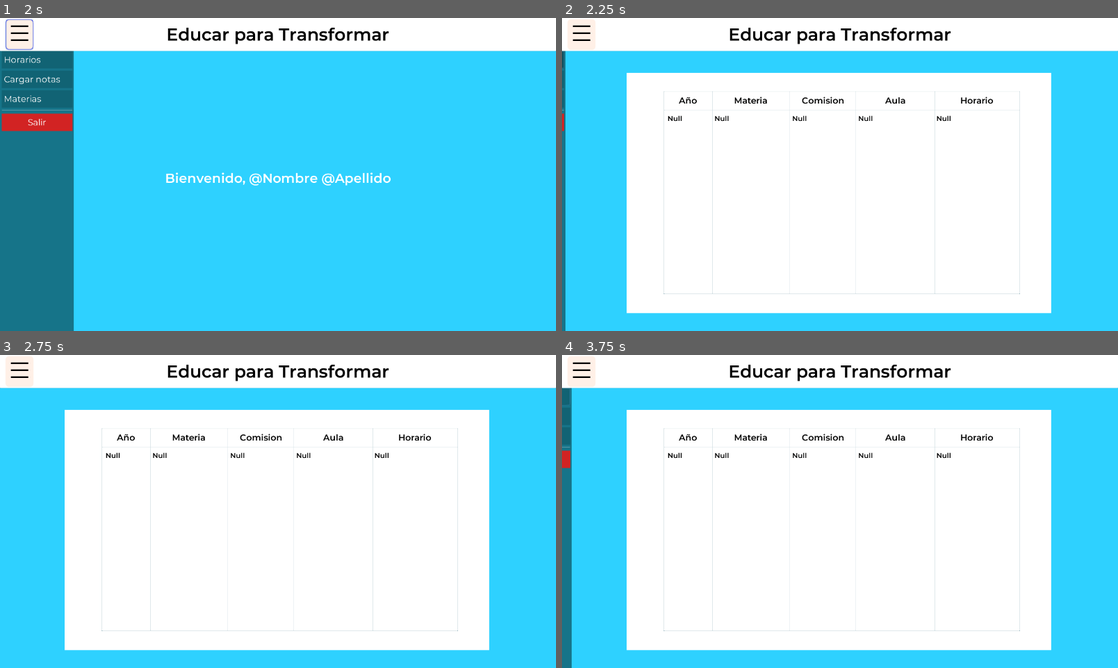
Above: before the commit, frames 1-4 (two rows, left to right).
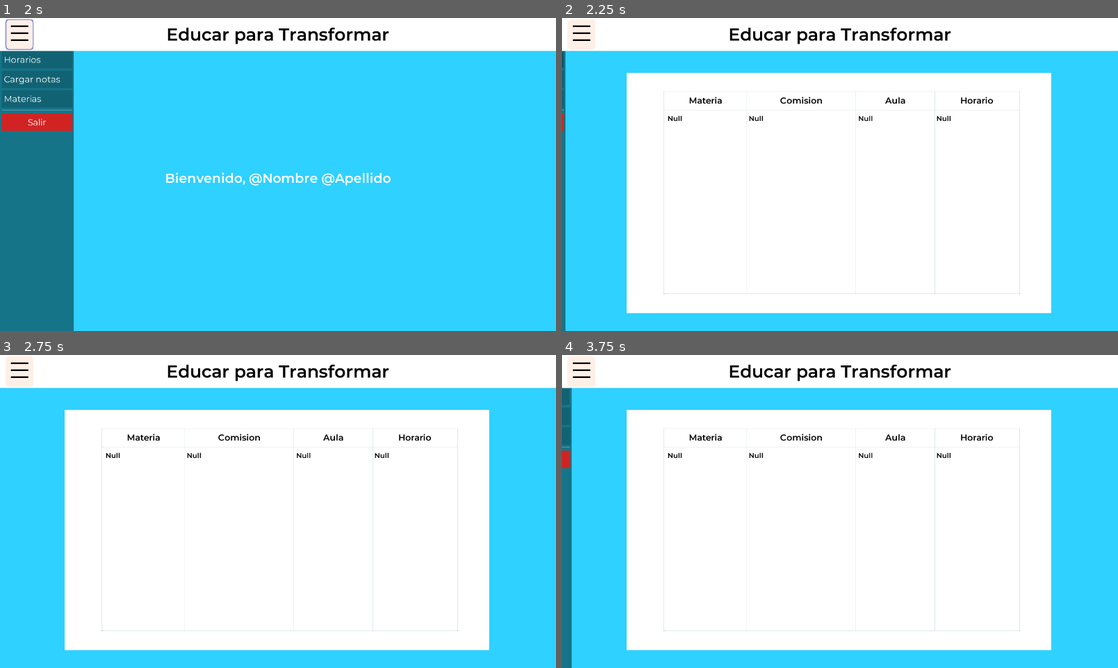
Above: after the commit, the same moments.

Repository: Matias-Barboza/DesktopAppEducarParaTransformar
Game: Godot game, scene res://Pantallas/DocenteHorarios.tscn
Two runs of this game, one before a commit and one after it. Both use one fixed random seed, a clock stepped at 60 frames per second and the inputs below. The project has no main scene, so this scene is started directly.
Inputs (mouse positions are in pixels of both pictures, inside the frame that each line leads up to):
- Up to frame 1 (2 s): tap Enter at 0.5 s; move the mouse to (400, 158) at 0.52 s; hold Q (abc123) 0.53-1.25 s; click (400, 158) at 0.67 s; click (22, 33) at 1.25 s
- Up to frame 2 (2.25 s): click "Horarios" at 2 s
- Up to frame 3 (2.75 s): no input
- Up to frame 4 (3.75 s): tap Space at 2.75 s; move the mouse to (728, 527) at 2.77 s; click (728, 527) at 2.85 s; tap Enter at 3.5 s; move the mouse to (895, 442) at 3.52 s; hold Q (abc123) from 3.53 s (still down); click (895, 442) at 3.67 s

Frame 1 is identical in both runs. In frame 2, 0.5% of the frame differs, in the area x 21-51%, y 23-88%; in frame 3, 0.5%; in frame 4, 0.5%.

Commit message:
+ boludeces docente
Mas mejoras, vos sabras capo

Diff:
--- /dev/null
+++ b/Contenedores/Contenedor Docente/Mat.tscn
@@ -0,0 +1,62 @@
+[gd_scene load_steps=3 format=2]
+
+[sub_resource type="DynamicFontData" id=12]
+font_path = "res://Recursos/Montserrat-SemiBold.ttf"
+
+[sub_resource type="DynamicFont" id=13]
+font_data = SubResource( 12 )
+
+[node name="Mat" type="Control"]
+anchor_left = 0.152002
+anchor_top = 0.274252
+anchor_right = 0.9381
+anchor_bottom = 0.314583
+__meta__ = {
+"_edit_use_anchors_": true
+}
+
+[node name="Label2" type="Label" parent="."]
+anchor_right = 1.0
+anchor_bottom = 1.0
+margin_right = -1107.0
+margin_bottom = 0.000152588
+custom_colors/font_color = Color( 0, 0, 0, 1 )
+custom_fonts/font = SubResource( 13 )
+text = "Null"
+valign = 1
+
+[node name="Label3" type="Label" parent="."]
+anchor_left = 0.2114
+anchor_right = 0.484849
+anchor_bottom = 1.0
+custom_colors/font_color = Color( 0, 0, 0, 1 )
+custom_fonts/font = SubResource( 13 )
+text = "Null"
+valign = 1
+__meta__ = {
+"_edit_use_anchors_": true
+}
+
+[node name="Label4" type="Label" parent="."]
+anchor_left = 0.497114
+anchor_right = 0.691919
+anchor_bottom = 1.0
+custom_colors/font_color = Color( 0, 0, 0, 1 )
+custom_fonts/font = SubResource( 13 )
+text = "Null"
+valign = 1
+__meta__ = {
+"_edit_use_anchors_": true
+}
+
+[node name="Label5" type="Label" parent="."]
+anchor_left = 0.701299
+anchor_right = 0.911977
+anchor_bottom = 1.0
+custom_colors/font_color = Color( 0, 0, 0, 1 )
+custom_fonts/font = SubResource( 13 )
+text = "Null"
+valign = 1
+__meta__ = {
+"_edit_use_anchors_": true
+}
--- a/Pantallas/DocenteHorarios.gd
+++ b/Pantallas/DocenteHorarios.gd
@@ -37,7 +37,7 @@
 		var json = JSON.parse(body.get_string_from_utf8())
 		for materia in json.result:
 			if(materia.teacher.id == ID):
-				listaMaterias[i] = materia.id
+				listaMaterias[i] = materia["class_name"]
 				menu_materias.get_popup().add_item(materia["class_name"], i)
 				i += 1
 		print("todo ok pa")
@@ -74,8 +74,7 @@
 	activar_panel(panel_materias)
 
 
-#No funciona hasta que alejo cree la tabla materia x profesor
 func _on_OptionButton_item_selected(index):
 	Globals.materiaSeleccionada = listaMaterias[index]
-	print(listaMaterias[index])
+	print(Globals.materiaSeleccionada)
 	get_tree().change_scene_to(escenaMateria)
--- a/Pantallas/DocenteHorarios.tscn
+++ b/Pantallas/DocenteHorarios.tscn
@@ -1,10 +1,11 @@
-[gd_scene load_steps=46 format=2]
+[gd_scene load_steps=44 format=2]
 
 [ext_resource path="res://Recursos/Montserrat-SemiBold.ttf" type="DynamicFontData" id=1]
 [ext_resource path="res://Pantallas/PantallaDocente.tscn" type="PackedScene" id=2]
 [ext_resource path="res://Recursos/IconoMenuDesplegable9.png" type="Texture" id=3]
 [ext_resource path="res://Pantallas/DocenteHorarios.gd" type="Script" id=4]
 [ext_resource path="res://Recursos/Montserrat-Regular.ttf" type="DynamicFontData" id=5]
+[ext_resource path="res://Contenedores/Contenedor Docente/Mat.tscn" type="PackedScene" id=6]
 
 [sub_resource type="StyleBoxFlat" id=1]
 bg_color = Color( 1, 1, 1, 1 )
@@ -51,10 +52,6 @@
 [sub_resource type="StyleBoxFlat" id=46]
 bg_color = Color( 1, 1, 1, 1 )
 
-[sub_resource type="DynamicFont" id=5]
-size = 20
-font_data = ExtResource( 1 )
-
 [sub_resource type="DynamicFontData" id=6]
 font_path = "res://Recursos/Montserrat-SemiBold.ttf"
 
@@ -75,12 +72,6 @@
 [sub_resource type="DynamicFont" id=11]
 size = 20
 font_data = SubResource( 10 )
-
-[sub_resource type="DynamicFontData" id=12]
-font_path = "res://Recursos/Montserrat-SemiBold.ttf"
-
-[sub_resource type="DynamicFont" id=13]
-font_data = SubResource( 12 )
 
 [sub_resource type="Animation" id=33]
 resource_name = "despliegue_menu_lateral"
@@ -303,24 +294,10 @@
 "_edit_use_anchors_": true
 }
 
-[node name="Año" type="Label" parent="PanelHorario"]
-anchor_left = 0.0875421
-anchor_top = 0.0782443
-anchor_right = 0.200898
-anchor_bottom = 0.15458
-custom_colors/font_color = Color( 0, 0, 0, 1 )
-custom_fonts/font = SubResource( 5 )
-text = "Año"
-align = 1
-valign = 1
-__meta__ = {
-"_edit_use_anchors_": true
-}
-
 [node name="Materia" type="Label" parent="PanelHorario"]
-anchor_left = 0.201434
-anchor_top = 0.0784314
-anchor_right = 0.383312
+anchor_left = 0.0886571
+anchor_top = 0.0784314
+anchor_right = 0.28292
 anchor_bottom = 0.154556
 custom_colors/font_color = Color( 0, 0, 0, 1 )
 custom_fonts/font = SubResource( 7 )
@@ -332,10 +309,12 @@
 }
 
 [node name="Comision" type="Label" parent="PanelHorario"]
-anchor_left = 0.384615
-anchor_top = 0.0784314
-anchor_right = 0.540417
+anchor_left = 0.283572
+anchor_top = 0.0784314
+anchor_right = 0.539765
 anchor_bottom = 0.154556
+margin_left = 3.05176e-05
+margin_right = 6.10352e-05
 custom_colors/font_color = Color( 0, 0, 0, 1 )
 custom_fonts/font = SubResource( 9 )
 text = "Comision"
@@ -382,15 +361,6 @@
 "_edit_use_anchors_": true
 }
 
-[node name="VSeparator3" type="VSeparator" parent="PanelHorario"]
-anchor_left = 0.200898
-anchor_top = 0.0782443
-anchor_right = 0.205387
-anchor_bottom = 0.919847
-__meta__ = {
-"_edit_use_anchors_": true
-}
-
 [node name="VSeparator5" type="VSeparator" parent="PanelHorario"]
 anchor_left = 0.538462
 anchor_top = 0.0784314
@@ -401,9 +371,9 @@
 }
 
 [node name="VSeparator4" type="VSeparator" parent="PanelHorario"]
-anchor_left = 0.382008
-anchor_top = 0.0784314
-anchor_right = 0.386497
+anchor_left = 0.281617
+anchor_top = 0.0784314
+anchor_right = 0.286106
 anchor_bottom = 0.920035
 __meta__ = {
 "_edit_use_anchors_": true
@@ -437,73 +407,7 @@
 margin_right = -0.127075
 margin_bottom = -1.04004
 
-[node name="Mat" type="Control" parent="PanelHorario/Materias"]
-anchor_left = 0.152002
-anchor_top = 0.274252
-anchor_right = 0.9381
-anchor_bottom = 0.314583
-__meta__ = {
-"_edit_use_anchors_": true
-}
-
-[node name="Label" type="Label" parent="PanelHorario/Materias/Mat"]
-anchor_right = 0.111833
-anchor_bottom = 1.0
-custom_colors/font_color = Color( 0, 0, 0, 1 )
-custom_fonts/font = SubResource( 13 )
-text = "Null"
-valign = 1
-__meta__ = {
-"_edit_use_anchors_": true
-}
-
-[node name="Label2" type="Label" parent="PanelHorario/Materias/Mat"]
-anchor_left = 0.122655
-anchor_right = 0.31241
-anchor_bottom = 1.0
-custom_colors/font_color = Color( 0, 0, 0, 1 )
-custom_fonts/font = SubResource( 13 )
-text = "Null"
-valign = 1
-__meta__ = {
-"_edit_use_anchors_": true
-}
-
-[node name="Label3" type="Label" parent="PanelHorario/Materias/Mat"]
-anchor_left = 0.324675
-anchor_right = 0.486291
-anchor_bottom = 1.0
-custom_colors/font_color = Color( 0, 0, 0, 1 )
-custom_fonts/font = SubResource( 13 )
-text = "Null"
-valign = 1
-__meta__ = {
-"_edit_use_anchors_": true
-}
-
-[node name="Label4" type="Label" parent="PanelHorario/Materias/Mat"]
-anchor_left = 0.497114
-anchor_right = 0.691919
-anchor_bottom = 1.0
-custom_colors/font_color = Color( 0, 0, 0, 1 )
-custom_fonts/font = SubResource( 13 )
-text = "Null"
-valign = 1
-__meta__ = {
-"_edit_use_anchors_": true
-}
-
-[node name="Label5" type="Label" parent="PanelHorario/Materias/Mat"]
-anchor_left = 0.701299
-anchor_right = 0.911977
-anchor_bottom = 1.0
-custom_colors/font_color = Color( 0, 0, 0, 1 )
-custom_fonts/font = SubResource( 13 )
-text = "Null"
-valign = 1
-__meta__ = {
-"_edit_use_anchors_": true
-}
+[node name="Mat" parent="PanelHorario/Materias" instance=ExtResource( 6 )]
 
 [node name="AnimationPlayer" type="AnimationPlayer" parent="."]
 anims/despliegue_menu_lateral = SubResource( 33 )
@@ -689,3 +593,5 @@
 [connection signal="pressed" from="PanelLateral/VBoxContainer/ButtonNotas" to="." method="_on_ButtonNotas_pressed"]
 [connection signal="pressed" from="PanelLateral/VBoxContainer/ButtonMaterias" to="." method="_on_ButtonMaterias_pressed"]
 [connection signal="request_completed" from="HTTPRequest" to="." method="_on_HTTPRequest_request_completed"]
+
+[editable path="PanelHorario/Materias/Mat"]
--- a/Pantallas/PantallaDocente.gd
+++ b/Pantallas/PantallaDocente.gd
@@ -2,6 +2,7 @@
 
 onready var request = $HTTPRequest
 onready var conjuntoAlumnos = $PanelDatos/Alumnos
+onready var labelMateria = $Panel/LabelNombreMateria
 
 export var alum: PackedScene
 
@@ -20,6 +21,7 @@
 
 func _on_HTTPRequest_request_completed(result, response_code, headers, body):
 	if response_code == 200:
+		labelMateria.text = Globals.materiaSeleccionada
 		var i = 0
 		var json = JSON.parse(body.get_string_from_utf8())
 		print("todo ok pa")
--- a/Pantallas/PantallaDocente.tscn
+++ b/Pantallas/PantallaDocente.tscn
@@ -65,7 +65,7 @@
 margin_top = -2.0
 margin_bottom = 2.0
 
-[node name="Label" type="Label" parent="Panel"]
+[node name="LabelNombreMateria" type="Label" parent="Panel"]
 anchor_right = 1.0
 anchor_bottom = 1.0
 theme = SubResource( 2 )
--- a/autoload/Globals.gd
+++ b/autoload/Globals.gd
@@ -5,4 +5,4 @@
 var jwt : String = ""
 var password : String = ""
 var URL : String = "https://educar-para-transformar.onrender.com"
-var materiaSeleccionada : int = 0
+var materiaSeleccionada : String = ""
